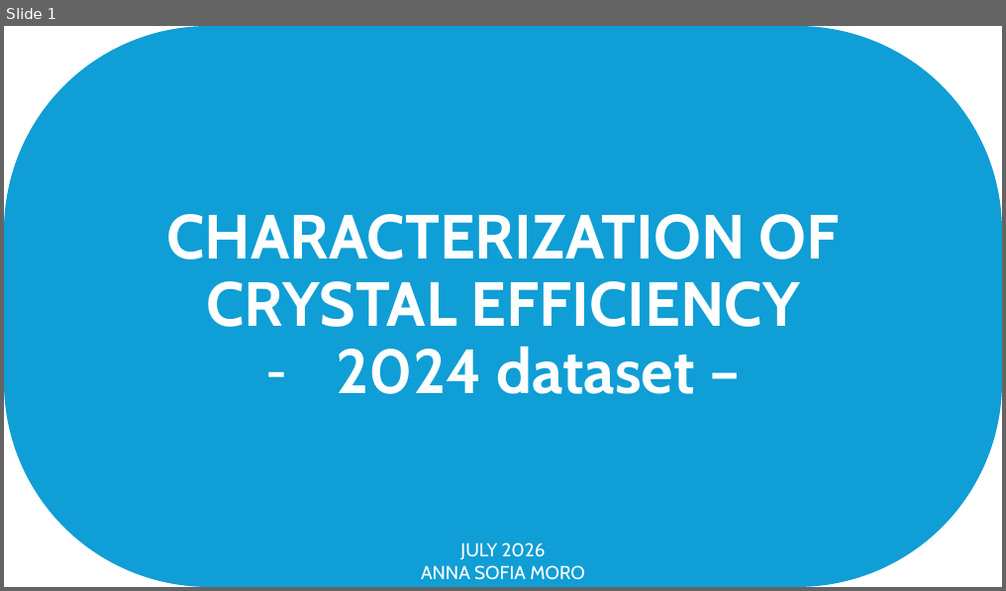
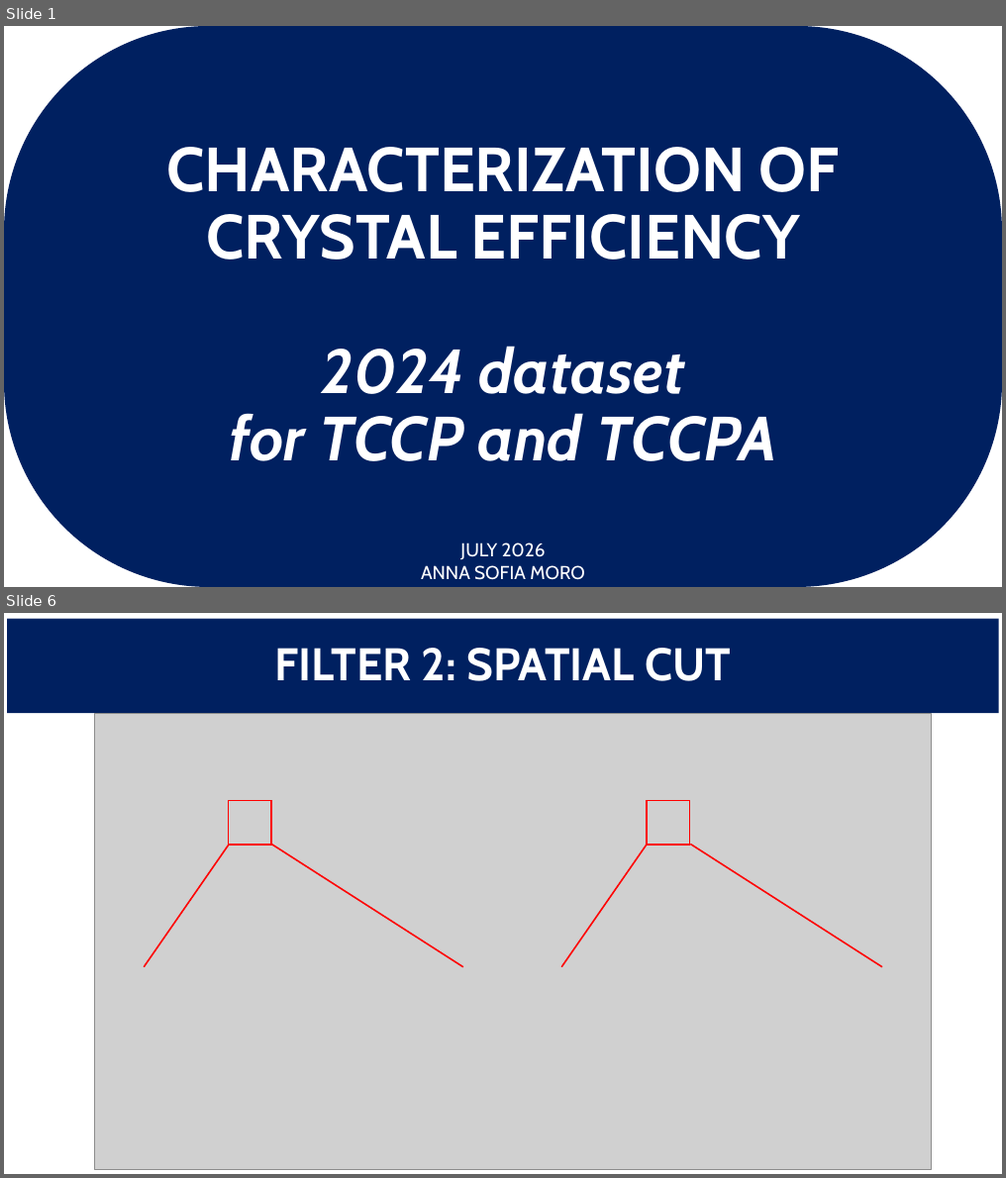
Before and after one commit to annaasofia/tesi, a slide deck: slides/week2.pptx. Shown one above the other, each under a label of ours: slide 1 before the commit, slides 1 and 6 after it; the slides between them are not shown. The pictures are 1006x591 and 1006x1178 pixels, drawn with LibreOffice and Linux fonts; fonts in the diff are those of the drawing; grey boxes stand for pictures. Boxes give left, top, right and bottom in pixels: in the first picture for what was removed or moved away, otherwise in the second. Text is boxed around its words. In the diff, an @@ line names an element or a change of style, - is before the commit and + after.

```diff
--- a/slides/week2.pptx
+++ b/slides/week2.pptx
@@ slide 6 added at <box>4,613,1002,1174</box>, background #FFFFFF @@
@@ title added at <box>7,619,999,713</box>, fill #002060, 44 pt, text #FFFFFF, bold @@
+FILTER 2: SPATIAL CUT
@@ picture added at <box>95,713,932,1170</box> @@
@@ rectangle added at <box>229,801,272,845</box>, outline #FF0000 1.5 pt @@
@@ rectangle added at <box>648,801,690,845</box>, outline #FF0000 1.5 pt @@
@@ line added from (144, 967) to (229, 845), #FF0000 1.5 pt @@
@@ line added from (463, 967) to (271, 845), #FF0000 1.5 pt @@
@@ line added from (561, 967) to (648, 845), #FF0000 1.5 pt @@
@@ line added from (882, 967) to (690, 845), #FF0000 1.5 pt @@
@@ slide 1 changed as well @@
@@ rounded rectangle "CHARACTERIZATION OF CRYSTAL EFFICIENCY" at <box>4,26,1002,587</box>: fill #0F9ED5 to #002060 @@
@@ text in rounded rectangle at <box>229,346,776,462</box>: text changed; italic on @@
-– 2024 dataset –
+2024 dataset
+for TCCP and TCCPA
```
Also in this commit, not shown: 2 other slides changed, 12 other slides added, 1 other file.
